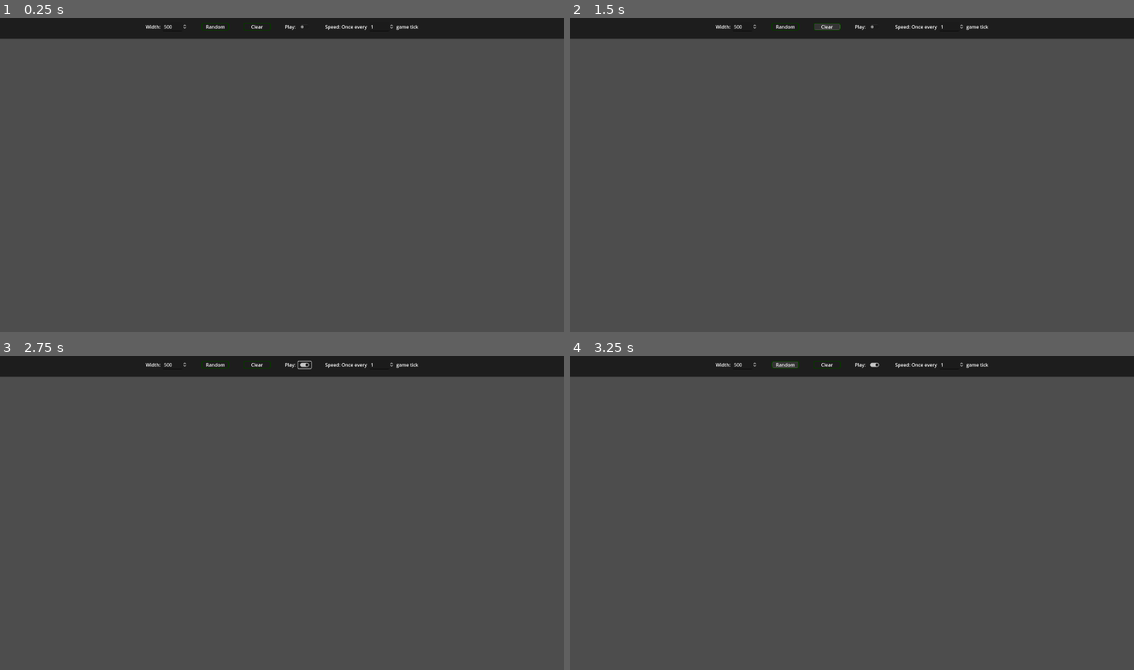
Above: before the commit, frames 1-4 (two rows, left to right).
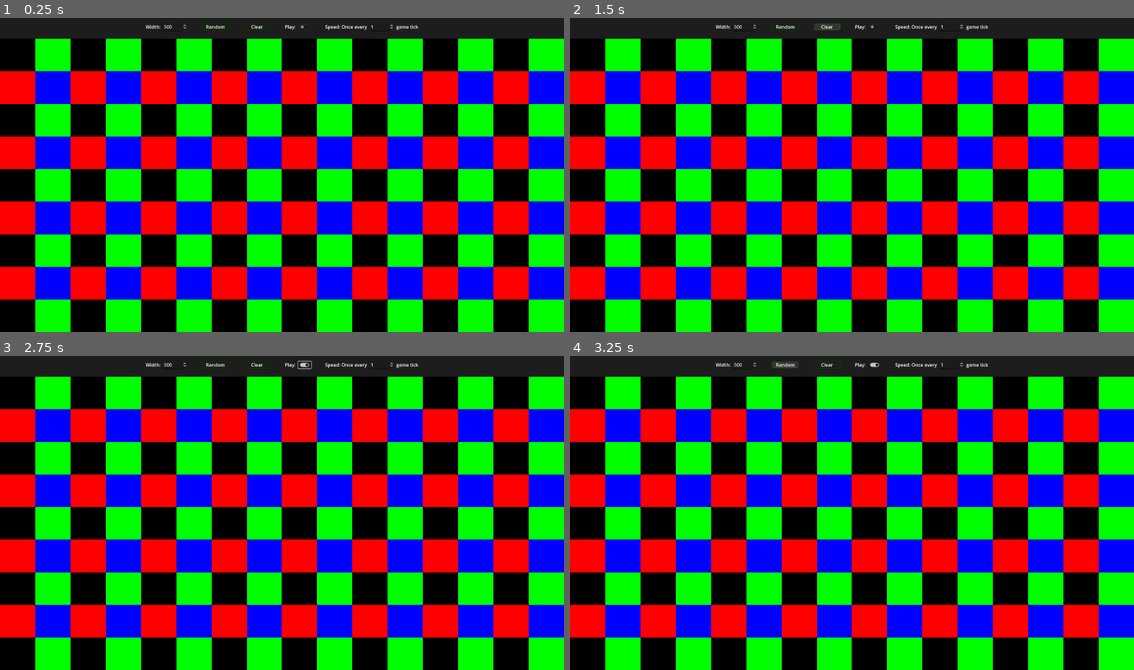
Above: after the commit, the same moments.

Repository: SimonVRANA/GodotBetterGameOfLife
Game: Godot game, scene res://Scenes/main_scene.tscn
Same seed, same stepped clock (60 frames per second), same inputs: the game is played once before the commit and once after it. The project has no main scene, so this scene is started directly.
Inputs (mouse positions are in pixels of both pictures, inside the frame that each line leads up to):
- Up to frame 1 (0.25 s): no input
- Up to frame 2 (1.5 s): click "Random" at 0.5 s; click "Clear" at 1.25 s
- Up to frame 3 (2.75 s): click (304, 365) at 2 s
- Up to frame 4 (3.25 s): click "Random" at 2.75 s

The runs differ from the first frame. In frame 1, 93% of the frame differs, in the area x 0-100%, y 6-100%; in frame 2, 93%; in frame 3, 93%; in frame 4, 93%.

Commit message:
[Explo] Added a Small texture to test how to stretch a texture properly (all space and no blur).

Diff:
--- a/Game/Templates/game_template.tscn
+++ b/Game/Templates/game_template.tscn
@@ -1,4 +1,6 @@
-[gd_scene format=3 uid="uid://dow2nfgwsx33m"]
+[gd_scene load_steps=2 format=3 uid="uid://dow2nfgwsx33m"]
+
+[ext_resource type="Texture2D" uid="uid://b7bgb7j6i4cd6" path="res://Explorations/TextureStretching/16x9.png" id="1_kqxub"]
 
 [node name="GameTemplate" type="Control"]
 layout_mode = 3
@@ -10,10 +12,12 @@
 grow_vertical = 2
 
 [node name="GameTexture" type="TextureRect" parent="."]
+texture_filter = 1
 layout_mode = 1
 anchors_preset = 15
 anchor_right = 1.0
 anchor_bottom = 1.0
 grow_horizontal = 2
 grow_vertical = 2
+texture = ExtResource("1_kqxub")
 expand_mode = 1
--- a/Scenes/main_scene.tscn
+++ b/Scenes/main_scene.tscn
@@ -1,9 +1,19 @@
-[gd_scene load_steps=2 format=3 uid="uid://cehdgeesojld5"]
+[gd_scene load_steps=3 format=3 uid="uid://cehdgeesojld5"]
 
 [ext_resource type="PackedScene" uid="uid://b8iw18tfae81n" path="res://UI/Header/Templates/header_template.tscn" id="1_87ijp"]
+[ext_resource type="PackedScene" uid="uid://dow2nfgwsx33m" path="res://Game/Templates/game_template.tscn" id="2_g01u1"]
 
 [node name="MainScene" type="Node2D"]
 
 [node name="CanvasLayer" type="CanvasLayer" parent="."]
 
 [node name="HeaderTemplate" parent="CanvasLayer" instance=ExtResource("1_87ijp")]
+
+[node name="GameTemplate" parent="CanvasLayer" instance=ExtResource("2_g01u1")]
+offset_top = 80.0
+offset_bottom = 0.0
+
+[editable path="CanvasLayer/HeaderTemplate"]
+[editable path="CanvasLayer/HeaderTemplate/HBoxContainer/WidthSelectorTemplate"]
+[editable path="CanvasLayer/HeaderTemplate/HBoxContainer/PlayButtonTemplate"]
+[editable path="CanvasLayer/HeaderTemplate/HBoxContainer/SpeedSelectorTemplate"]
Binary file added: Explorations/TextureStretching/16x9.png
Not shown, added: Explorations/TextureStretching/16x9.png.import
